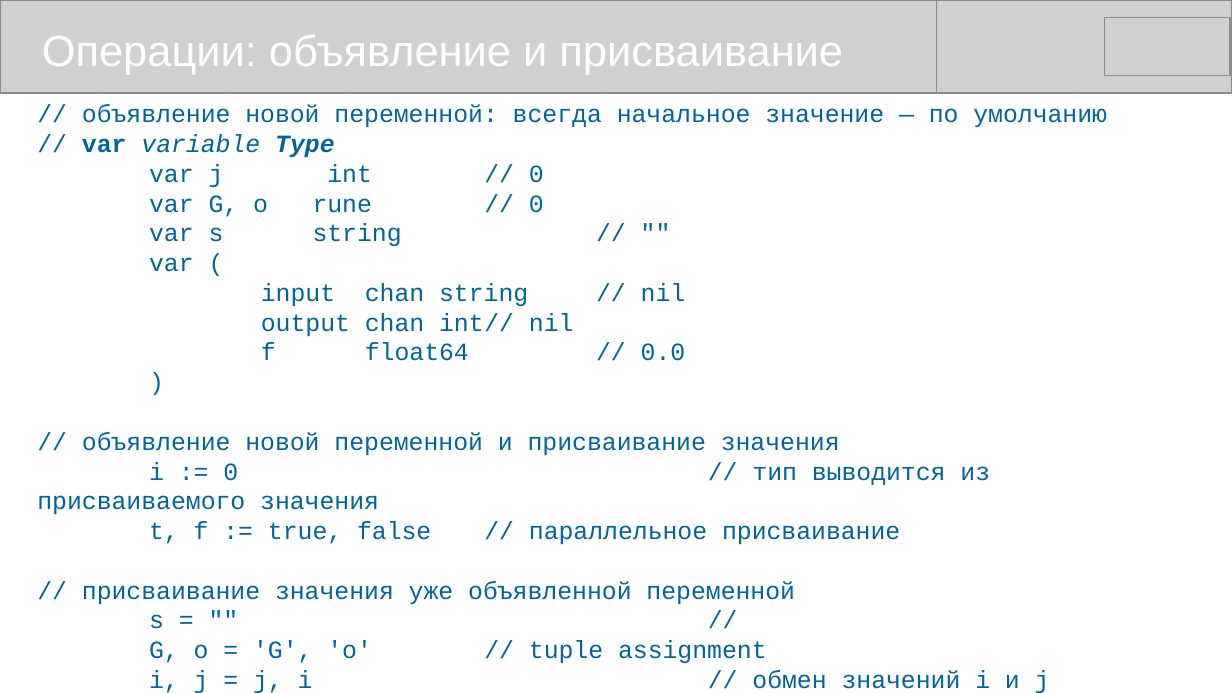
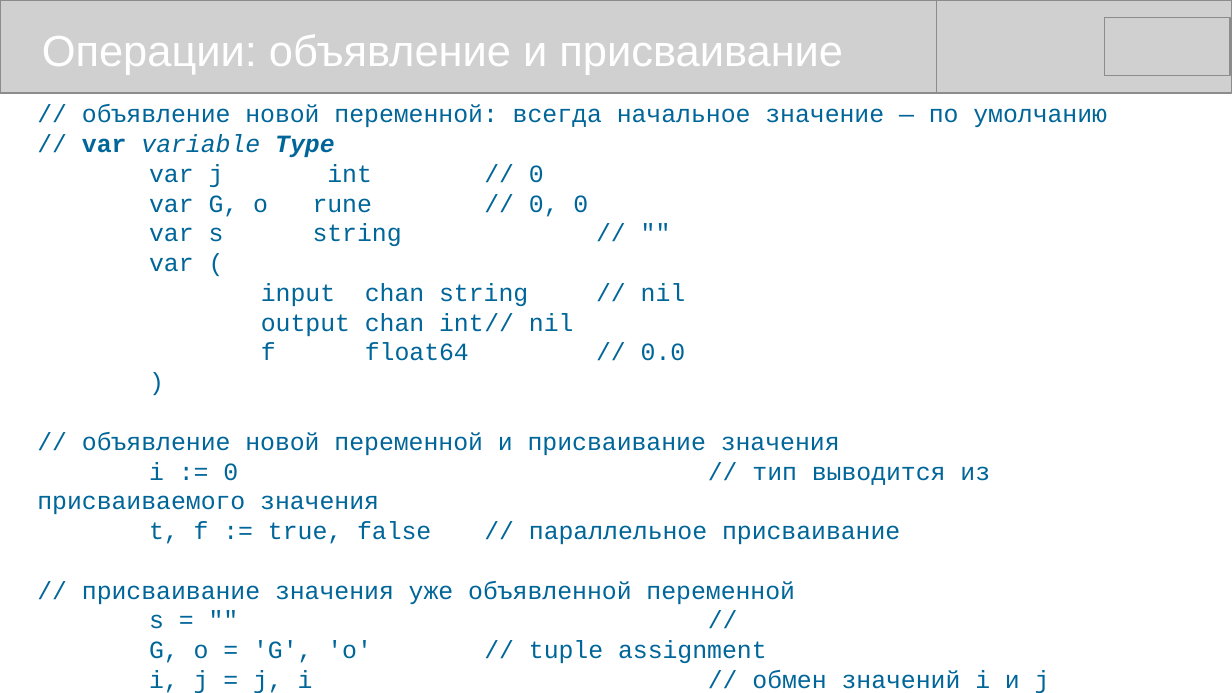
Before and after one commit to mike-shock/Go_language, a slide deck: slide 21 of Go_Review.odp. Drawn at 1232x693 pixels with LibreOffice and Linux fonts; fonts in the diff are those of the drawing; grey boxes stand for pictures. Boxes give left, top, right and bottom in pixels: in the first picture for what was removed or moved away, otherwise in the second. Text is boxed around its words. In the diff, an @@ line names an element or a change of style, - is before the commit and + after.

```diff
--- a/Go_Review.odp
+++ b/Go_Review.odp
@@ text at (149,195,588,217): text changed @@
-var G, o rune // 0
+var G, o rune // 0, 0
```
Also in this commit, not shown: 1 other slide changed, 1 slide added, 2 other files.
